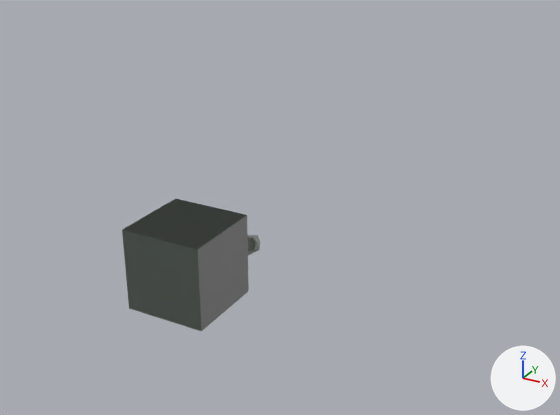
The Blender file training/UWRTBase.blend, before and after one commit.
Both versions are drawn from a camera (50 mm lens) standing at (9.48, -25.43, 8.3) and looking at (-1.3, -5.82, -1.51). Arrows for +X, +Y and +Z are at lower right; the lights stay in place. The older version comes first.

Names of what the first picture shows: 'Particle Area', 'Test' and 1 more.
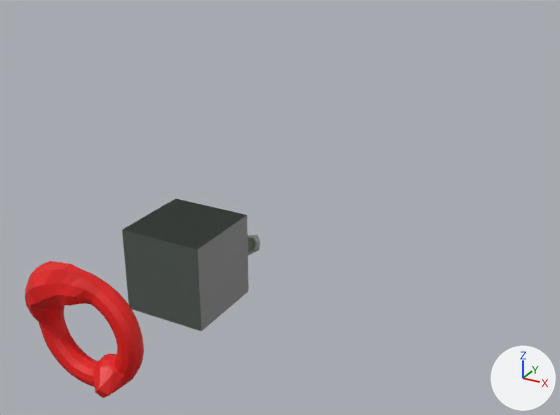
Boxes [x1, y1, x2, y2] around the edits, measured in the pictures (560 x 415 px):
'Tgt', added (red)
    after: [25, 261, 144, 398]

The change, as a diff of the scene's bpy script:
```diff
--- a/training/UWRTBase.blend.py
+++ b/training/UWRTBase.blend.py
@@ mat_ring @@
+mat_ring = principled_material('ring')
+mat_ring.base_color = (0.8, 0.00703, 0.00561)  # red #e71411
@@ me_torus_001 @@
+me_torus_001.from_pydata(...)  # 576 vertices, 576 faces; spans x -1.33..1.25, y -1.25..1.49, z -0.25..0.65
+me_torus_001.materials.append(mat_ring)  # red #e71411
@@ ob_tgt @@
+ob_tgt = bpy.data.objects.new('Tgt', me_torus_001)
+ob_tgt.location = (0.0, -15.89, 0.0)
+ob_tgt.rotation_euler = (1.571, 0.0, 0.0)  # degrees (90, 0, 0)
```
